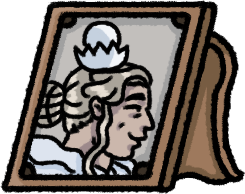
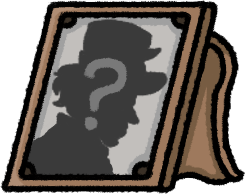
Revision of a layered 245px x 194px image; what changed, layer by layer:
added layer "INTERROGACAO" in group "ROUNDS" over bbox(64, 18, 168, 182)
hid group "rainha branca" (5 layers) over bbox(25, 18, 168, 182)
showed group "chapeleiro" (3 layers) over bbox(25, 18, 168, 182)
added layer "Copiar de Pintar camada 3 Mescladas" (8th of 8, in "ROUNDS" › "chapeleiro") in group "chapeleiro" over bbox(25, 18, 168, 182)